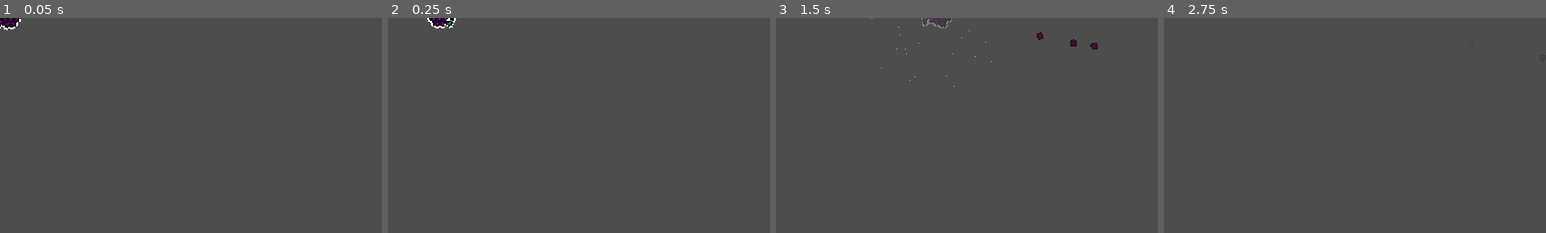
Above: before the commit, frames 1-4 (left to right).
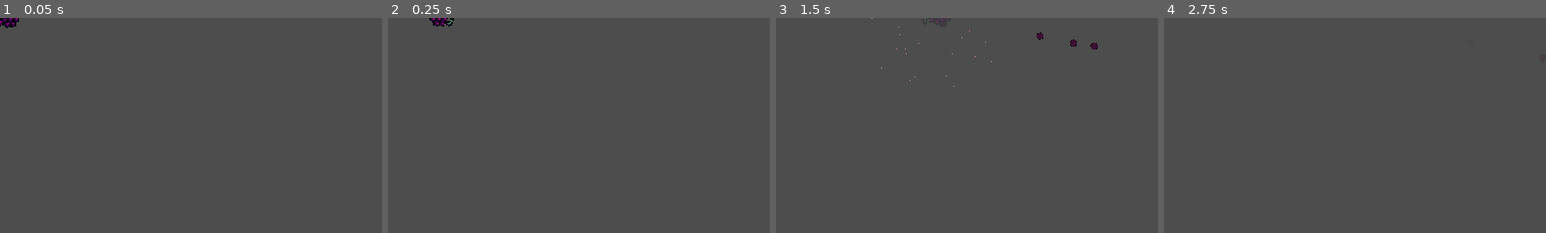
Above: after the commit, the same moments.

Repository: alexg-lviv/FruitTheNinja
Game: Godot game, scene res://src/Projectiles/Grape/Grape.tscn
Same seed, same stepped clock (60 frames per second), same inputs: the game is played once before the commit and once after it. This scene is started directly instead of the project's main scene. The engine's default icon, where the game draws it, is replaced by a stand-in: a white triangle on a blue panel in a dark square.
Inputs (mouse positions are % of the whole screen's width and height, from its top left):
- Up to frame 1 (0.05 s): no input
- Up to frame 2 (0.25 s): no input
- Up to frame 3 (1.5 s): move the mouse to (72, 45) at 0.52 s; press the mouse at (72, 45) at 0.53 s; move the mouse to (30, 55) at 1.27 s; release the mouse at (30, 55) at 1.28 s; tap 1 (projectile_1) at 1.35 s; click (30, 55) at 1.42 s
- Up to frame 4 (2.75 s): move the mouse to (60, 28) at 2.02 s; tap 2 (projectile_2) at 2.1 s; click (60, 28) at 2.17 s
The pictures show only the part of the screen within x 0-50%, y 0-50%; the shares and areas given below are measured in that part.

The runs differ from the first frame. In frame 1, less than 0.1% of the frame differs, in the area x 0-6%, y 0-6%; in frame 2, less than 0.1%, in the area x 10-18%, y 0-5%; in frame 3, less than 0.1%; in frame 4, nothing differs.

Commit message:
add black fruits

Diff:
--- a/src/Projectiles/Apple/Apple.tscn
+++ b/src/Projectiles/Apple/Apple.tscn
@@ -2,7 +2,7 @@
 
 [ext_resource type="PackedScene" uid="uid://vy6xu767jks6" path="res://src/Projectiles/Projectile.tscn" id="1_6oulf"]
 [ext_resource type="Script" path="res://src/Projectiles/Apple/Apple.gd" id="2_63517"]
-[ext_resource type="Texture2D" uid="uid://d04jtvf4oy76m" path="res://assets/fruits/Apple.png" id="3_iivuj"]
+[ext_resource type="Texture2D" uid="uid://dlru3ffxjto54" path="res://assets/fruits/Apple_black.png" id="3_d1571"]
 [ext_resource type="Shader" path="res://src/Projectiles/Slice.gdshader" id="4_85338"]
 
 [sub_resource type="CircleShape2D" id="CircleShape2D_k8bav"]
@@ -30,7 +30,7 @@
 
 [node name="Sprite2D" parent="." index="1"]
 scale = Vector2(3.375, 3.375)
-texture = ExtResource("3_iivuj")
+texture = ExtResource("3_d1571")
 
 [node name="DeathParticles" parent="." index="5"]
 modulate = Color(0.94902, 0.172549, 0.0862745, 1)
@@ -44,8 +44,8 @@
 [node name="LeftPiece" parent="SplitPieces" index="0"]
 material = SubResource("ShaderMaterial_bhu0f")
 scale = Vector2(3.375, 3.262)
-texture = ExtResource("3_iivuj")
+texture = ExtResource("3_d1571")
 
 [node name="RightPiece" parent="SplitPieces" index="1"]
 scale = Vector2(3.375, 3.375)
-texture = ExtResource("3_iivuj")
+texture = ExtResource("3_d1571")
--- a/src/Projectiles/Banana/Banana.tscn
+++ b/src/Projectiles/Banana/Banana.tscn
@@ -2,7 +2,7 @@
 
 [ext_resource type="PackedScene" uid="uid://vy6xu767jks6" path="res://src/Projectiles/Projectile.tscn" id="1_0slcs"]
 [ext_resource type="Script" path="res://src/Projectiles/Banana/Banana.gd" id="2_dbq6w"]
-[ext_resource type="Texture2D" uid="uid://dj4u1k54fyqtg" path="res://assets/fruits/Banana.png" id="3_lmx21"]
+[ext_resource type="Texture2D" uid="uid://bttocv7axr5u3" path="res://assets/fruits/Banana-blackt.png" id="3_yds8g"]
 [ext_resource type="Shader" path="res://src/Projectiles/Slice.gdshader" id="4_yqsd1"]
 
 [sub_resource type="CircleShape2D" id="CircleShape2D_i3fqu"]
@@ -60,7 +60,7 @@
 
 [node name="Sprite2D" parent="." index="1"]
 scale = Vector2(3, 3)
-texture = ExtResource("3_lmx21")
+texture = ExtResource("3_yds8g")
 
 [node name="VisibleOnScreenNotifier2D" parent="." index="4"]
 position = Vector2(-1.52588e-05, -1.00002)
@@ -78,9 +78,11 @@
 
 [node name="LeftPiece" parent="SplitPieces" index="0"]
 material = SubResource("ShaderMaterial_c6nh2")
+position = Vector2(-23, 0)
 scale = Vector2(3, 3)
-texture = ExtResource("3_lmx21")
+texture = ExtResource("3_yds8g")
 
 [node name="RightPiece" parent="SplitPieces" index="1"]
+position = Vector2(23, 7.15256e-07)
 scale = Vector2(3, 3)
-texture = ExtResource("3_lmx21")
+texture = ExtResource("3_yds8g")
--- a/src/Projectiles/Coconut/Coconut.tscn
+++ b/src/Projectiles/Coconut/Coconut.tscn
@@ -2,7 +2,7 @@
 
 [ext_resource type="PackedScene" uid="uid://vy6xu767jks6" path="res://src/Projectiles/Projectile.tscn" id="1_4ewcy"]
 [ext_resource type="Script" path="res://src/Projectiles/Coconut/Coconut.gd" id="2_71jp8"]
-[ext_resource type="Texture2D" uid="uid://b8ujnopyg58gq" path="res://assets/fruits/Coconut.png" id="2_rnmma"]
+[ext_resource type="Texture2D" uid="uid://dvwweincjjx3u" path="res://assets/fruits/Coconut-black.png" id="3_8y7p3"]
 [ext_resource type="Shader" path="res://src/Projectiles/Slice.gdshader" id="4_q6nid"]
 [ext_resource type="AudioStream" uid="uid://o5tt4kn1nhfv" path="res://assets/sound/coconut_hit.mp3" id="4_yj63a"]
 
@@ -25,7 +25,7 @@
 
 [node name="Sprite2D" parent="." index="1"]
 scale = Vector2(3.625, 3.625)
-texture = ExtResource("2_rnmma")
+texture = ExtResource("3_8y7p3")
 
 [node name="DeathSound" parent="." index="7"]
 stream = ExtResource("4_yj63a")
@@ -34,8 +34,8 @@
 [node name="LeftPiece" parent="SplitPieces" index="0"]
 material = SubResource("ShaderMaterial_mw7b4")
 scale = Vector2(3.625, 3.504)
-texture = ExtResource("2_rnmma")
+texture = ExtResource("3_8y7p3")
 
 [node name="RightPiece" parent="SplitPieces" index="1"]
 scale = Vector2(3.625, 3.625)
-texture = ExtResource("2_rnmma")
+texture = ExtResource("3_8y7p3")
--- a/src/Projectiles/Grape/Grape.tscn
+++ b/src/Projectiles/Grape/Grape.tscn
@@ -2,7 +2,7 @@
 
 [ext_resource type="PackedScene" uid="uid://vy6xu767jks6" path="res://src/Projectiles/Projectile.tscn" id="1_j21a0"]
 [ext_resource type="Script" path="res://src/Projectiles/Grape/Grape.gd" id="2_ei172"]
-[ext_resource type="Texture2D" uid="uid://dfe7pohk566gt" path="res://assets/fruits/Grape.png" id="3_dggtm"]
+[ext_resource type="Texture2D" uid="uid://dyhgydj28lmmm" path="res://assets/fruits/Grape-black.png" id="3_7bf0w"]
 [ext_resource type="Shader" path="res://src/Projectiles/Slice.gdshader" id="4_66lih"]
 
 [sub_resource type="CircleShape2D" id="CircleShape2D_bcohw"]
@@ -58,7 +58,7 @@
 
 [node name="Sprite2D" parent="." index="1"]
 scale = Vector2(3, 3)
-texture = ExtResource("3_dggtm")
+texture = ExtResource("3_7bf0w")
 
 [node name="DieTimer" type="Timer" parent="." index="3"]
 wait_time = 0.75
@@ -78,10 +78,10 @@
 [node name="LeftPiece" parent="SplitPieces" index="0"]
 material = SubResource("ShaderMaterial_74d14")
 scale = Vector2(3, 3)
-texture = ExtResource("3_dggtm")
+texture = ExtResource("3_7bf0w")
 
 [node name="RightPiece" parent="SplitPieces" index="1"]
 scale = Vector2(3, 3)
-texture = ExtResource("3_dggtm")
+texture = ExtResource("3_7bf0w")
 
 [connection signal="timeout" from="DieTimer" to="." method="_on_die_timer_timeout"]
--- a/src/Projectiles/Pineapple/Pineapple.tscn
+++ b/src/Projectiles/Pineapple/Pineapple.tscn
@@ -2,7 +2,7 @@
 
 [ext_resource type="PackedScene" uid="uid://vy6xu767jks6" path="res://src/Projectiles/Projectile.tscn" id="1_a55c4"]
 [ext_resource type="Script" path="res://src/Projectiles/Pineapple/Pineapple.gd" id="2_3j7xm"]
-[ext_resource type="Texture2D" uid="uid://c7wdmyhjdch08" path="res://assets/fruits/Pineapple.png" id="3_tqjlg"]
+[ext_resource type="Texture2D" uid="uid://bnb3sxho6byet" path="res://assets/fruits/Pineapple-black.png" id="3_x0vik"]
 [ext_resource type="AudioStream" uid="uid://b137kr1okyyvt" path="res://assets/sound/pineaple_explosion.mp3" id="4_jynp1"]
 [ext_resource type="AudioStream" uid="uid://c6vkay83p6100" path="res://assets/sound/squish.mp3" id="4_od2mm"]
 [ext_resource type="Shader" path="res://src/Projectiles/Slice.gdshader" id="5_ekcdy"]
@@ -48,7 +48,7 @@
 
 [node name="Sprite2D" parent="." index="1"]
 scale = Vector2(3.375, 3.375)
-texture = ExtResource("3_tqjlg")
+texture = ExtResource("3_x0vik")
 
 [node name="VisibleOnScreenNotifier2D" parent="." index="4"]
 scale = Vector2(6.4, 6.4)
@@ -79,8 +79,8 @@
 [node name="LeftPiece" parent="SplitPieces" index="0"]
 material = SubResource("ShaderMaterial_2m1i1")
 scale = Vector2(3.375, 3.262)
-texture = ExtResource("3_tqjlg")
+texture = ExtResource("3_x0vik")
 
 [node name="RightPiece" parent="SplitPieces" index="1"]
 scale = Vector2(3.375, 3.375)
-texture = ExtResource("3_tqjlg")
+texture = ExtResource("3_x0vik")
--- a/src/Projectiles/Watermelon/Watermelon.tscn
+++ b/src/Projectiles/Watermelon/Watermelon.tscn
@@ -2,7 +2,7 @@
 
 [ext_resource type="PackedScene" uid="uid://vy6xu767jks6" path="res://src/Projectiles/Projectile.tscn" id="1_7r63x"]
 [ext_resource type="Script" path="res://src/Projectiles/Watermelon/Watermelon.gd" id="2_xo3ix"]
-[ext_resource type="Texture2D" uid="uid://r4mtddr7mo3a" path="res://assets/fruits/Watermelon.png" id="3_oomir"]
+[ext_resource type="Texture2D" uid="uid://b4kramh7j4suw" path="res://assets/fruits/Watermelon-black.png" id="3_6hl77"]
 [ext_resource type="AudioStream" uid="uid://dm24quwsu04jn" path="res://assets/sound/watermelon_hit.mp3" id="4_d8h7p"]
 [ext_resource type="AudioStream" uid="uid://c6vkay83p6100" path="res://assets/sound/squish.mp3" id="5_av6dn"]
 [ext_resource type="Shader" path="res://src/Projectiles/Slice.gdshader" id="6_s78od"]
@@ -54,7 +54,7 @@
 
 [node name="Sprite2D" parent="." index="1"]
 scale = Vector2(3.625, 3.625)
-texture = ExtResource("3_oomir")
+texture = ExtResource("3_6hl77")
 
 [node name="DeathParticles" parent="." index="5"]
 modulate = Color(0.996078, 0.196078, 0, 1)
@@ -80,8 +80,8 @@
 [node name="LeftPiece" parent="SplitPieces" index="0"]
 material = SubResource("ShaderMaterial_wtrvw")
 scale = Vector2(3.625, 3.504)
-texture = ExtResource("3_oomir")
+texture = ExtResource("3_6hl77")
 
 [node name="RightPiece" parent="SplitPieces" index="1"]
 scale = Vector2(3.625, 3.625)
-texture = ExtResource("3_oomir")
+texture = ExtResource("3_6hl77")
Binary file added: assets/fruits/Apple_black.png
Not shown, added: assets/fruits/Apple_black.png.import
Binary file added: assets/fruits/Banana-blackt.png
Not shown, added: assets/fruits/Banana-blackt.png.import
Binary file added: assets/fruits/Coconut-black.png
Not shown, added: assets/fruits/Coconut-black.png.import
Binary file added: assets/fruits/Grape-black.png
Not shown, added: assets/fruits/Grape-black.png.import
Binary file added: assets/fruits/Pineapple-black.png
Not shown, added: assets/fruits/Pineapple-black.png.import
Binary file added: assets/fruits/Watermelon-black.png
Not shown, added: assets/fruits/Watermelon-black.png.import
